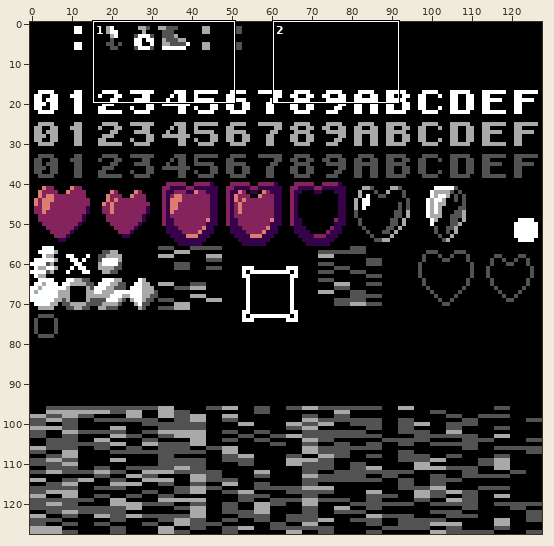
File history of a pixel-art file, art/raw_chr_ui/hud.aseprite. The picture above shows the old version from afar; the outline marks the close-up.
Close-up. Before the commit:
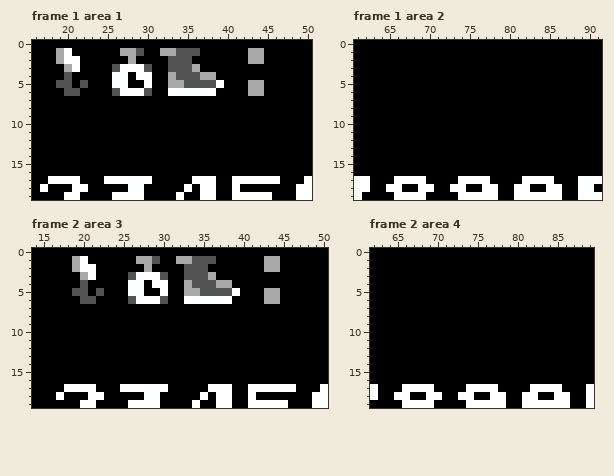
128x128 pixels, 4 frames. Shown: frame 1 area 1: x 16..50, y 0..19; frame 1 area 2: x 61..91, y 0..19; frame 2 area 3: x 14..50, y 0..19; frame 2 area 4: x 62..89, y 0..19. The commit also changed other frames or places, which this record leaves out.
And afterwards:
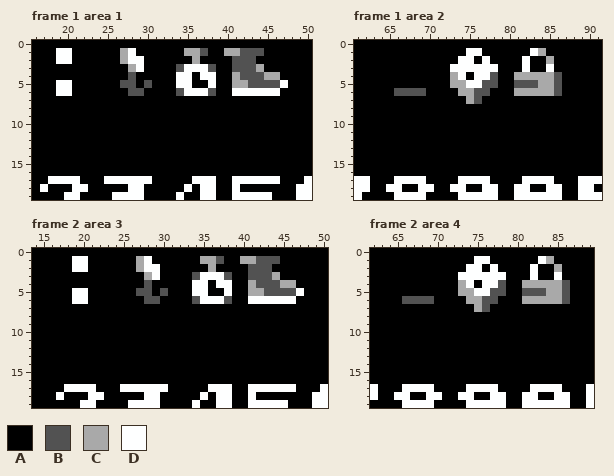
Palette (. is transparent): A #000000  B #525252  C #a9a9a9  D #feffff
What changed:
--- frame 1 area 1, layer "Static"
@@ x 16..50 @@
  0 AAAAAAAAAAAAAAAAAAAAAAAAAAAAAAAAAAA
- 1 AAACDAAAAAACCBAACCBBBAAAAAACCAAAAAA
- 2 AAACDDAAAAAACAAAABBBAAAAAAACCAAAAAA
- 3 AAAACDAAAABDDDBAABBBCAAAAAAAAAAAAAA
- 4 AAAABAAAAADDADDAACBBBCCAAAAAAAAAAAA
- 5 AAABBABAAADDAADAACCBBBBDAAACCAAAAAA
- 6 AAAABBAAAABDDDBAADDDDDDAAAACCAAAAAA
+ 1 AAADDAAAAAACDAAAAAACCBAACCBBBAAAAAA
+ 2 AAADDAAAAAACDDAAAAAACAAAABBBAAAAAAA
+ 3 AAAAAAAAAAAACDAAAABDDDBAABBBCAAAAAA
+ 4 AAAAAAAAAAAABAAAAADDADDAACBBBCCAAAA
+ 5 AAADDAAAAAABBABAAADDAADAACCBBBBDAAA
+ 6 AAADDAAAAAAABBAAAABDDDBAADDDDDDAAAA
  7 AAAAAAAAAAAAAAAAAAAAAAAAAAAAAAAAAAA
--- frame 1 area 2, layer "Static"
@@ x 61..91 @@
  0 AAAAAAAAAAAAAAAAAAAAAAAAAAAAAAA
- 1 AAAAAAAAAAAAAAAAAAAAAAAAAAAAAAA
- 2 AAAAAAAAAAAAAAAAAAAAAAAAAAAAAAA
- 3 AAAAAAAAAAAAAAAAAAAAAAAAAAAAAAA
- 4 AAAAAAAAAAAAAAAAAAAAAAAAAAAAAAA
- 5 AAAAAAAAAAAAAAAAAAAAAAAAAAAAAAA
- 6 AAAAAAAAAAAAAAAAAAAAAAAAAAAAAAA
- 7 AAAAAAAAAAAAAAAAAAAAAAAAAAAAAAA
+ 1 AAAAAAAAAAAAAADDAAAAAADCAAAAAAA
+ 2 AAAAAAAAAAAAADDADAAAADAACAAAAAA
+ 3 AAAAAAAAAAAADDDDDDAAADAADAAAAAA
+ 4 AAAAAAAAAAAACDADDBAACCCCCBAAAAA
+ 5 AAAAAAAAAAAACCDDBBAABBBCCBAAAAA
+ 6 AAAAABBBBAAAACCBBAAACCCCCBAAAAA
+ 7 AAAAAAAAAAAAAACBAAAAAAAAAAAAAAA
  8 AAAAAAAAAAAAAAAAAAAAAAAAAAAAAAA
--- frame 2 area 3, layer "Static"
@@ x 14..50 @@
  0 AAAAAAAAAAAAAAAAAAAAAAAAAAAAAAAAAAAAA
- 1 AAAAACDAAAAAACCBAACCBBBAAAAAACCAAAAAA
- 2 AAAAACDDAAAAAACAAAABBBAAAAAAACCAAAAAA
- 3 AAAAAACDAAAABDDDBAABBBCAAAAAAAAAAAAAA
- 4 AAAAAABAAAAADDADDAACBBBCCAAAAAAAAAAAA
- 5 AAAAABBABAAADDAADAACCBBBBDAAACCAAAAAA
- 6 AAAAAABBAAAABDDDBAADDDDDDAAAACCAAAAAA
+ 1 AAAAADDAAAAAACDAAAAAACCBAACCBBBAAAAAA
+ 2 AAAAADDAAAAAACDDAAAAAACAAAABBBAAAAAAA
+ 3 AAAAAAAAAAAAAACDAAAABDDDBAABBBCAAAAAA
+ 4 AAAAAAAAAAAAAABAAAAADDADDAACBBBCCAAAA
+ 5 AAAAADDAAAAAABBABAAADDAADAACCBBBBDAAA
+ 6 AAAAADDAAAAAAABBAAAABDDDBAADDDDDDAAAA
  7 AAAAAAAAAAAAAAAAAAAAAAAAAAAAAAAAAAAAA
--- frame 2 area 4, layer "Static"
@@ x 62..89 @@
  0 AAAAAAAAAAAAAAAAAAAAAAAAAAAA
- 1 AAAAAAAAAAAAAAAAAAAAAAAAAAAA
- 2 AAAAAAAAAAAAAAAAAAAAAAAAAAAA
- 3 AAAAAAAAAAAAAAAAAAAAAAAAAAAA
- 4 AAAAAAAAAAAAAAAAAAAAAAAAAAAA
- 5 AAAAAAAAAAAAAAAAAAAAAAAAAAAA
- 6 AAAAAAAAAAAAAAAAAAAAAAAAAAAA
- 7 AAAAAAAAAAAAAAAAAAAAAAAAAAAA
+ 1 AAAAAAAAAAAAADDAAAAAADCAAAAA
+ 2 AAAAAAAAAAAADDADAAAADAACAAAA
+ 3 AAAAAAAAAAADDDDDDAAADAADAAAA
+ 4 AAAAAAAAAAACDADDBAACCCCCBAAA
+ 5 AAAAAAAAAAACCDDBBAABBBCCBAAA
+ 6 AAAABBBBAAAACCBBAAACCCCCBAAA
+ 7 AAAAAAAAAAAAACBAAAAAAAAAAAAA
  8 AAAAAAAAAAAAAAAAAAAAAAAAAAAA
Where, in picture pixels (left, top, right, bottom), the same in both close-ups:
changed: (56, 48, 288, 96)
changed: (450, 48, 562, 104)
changed: (394, 88, 426, 96)
changed: (72, 256, 104, 304)
changed: (128, 256, 304, 304)
changed: (402, 256, 570, 312)
